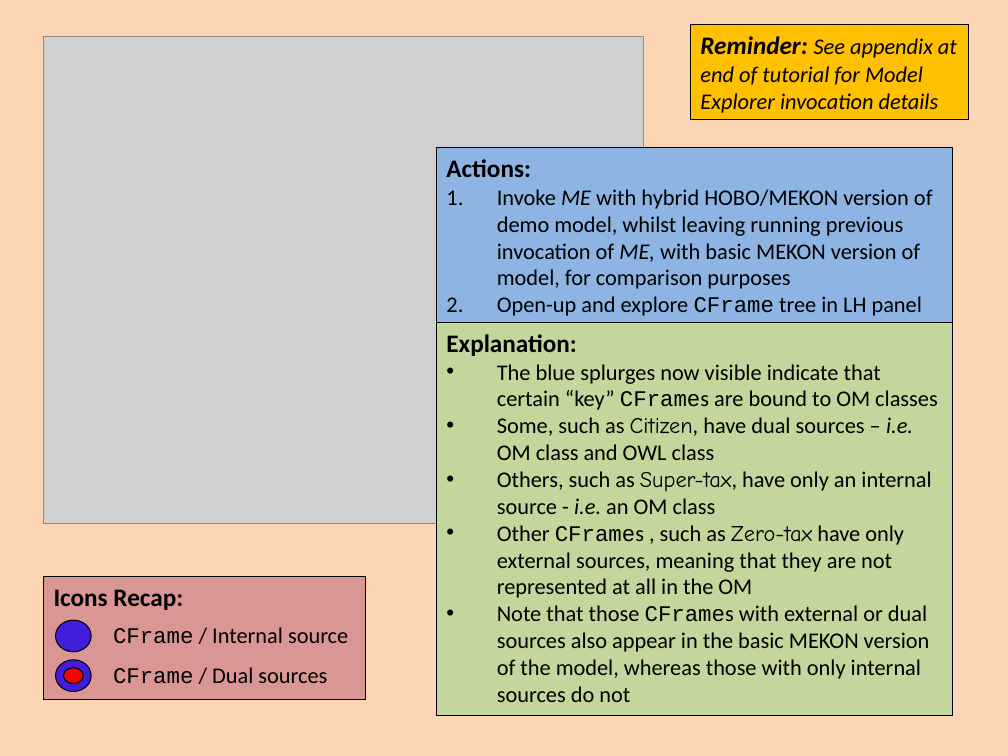
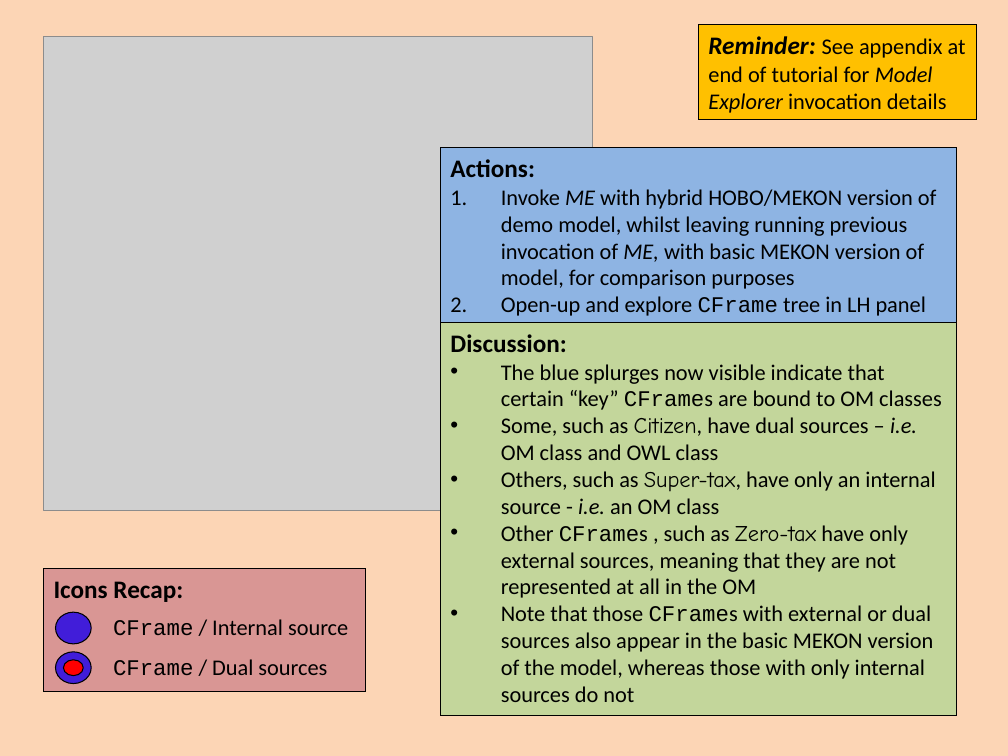
Before and after one commit to colin-puleston/mekon-hobo, a slide deck: slide 24 of docs/MEKON-HOBO Introductory Tutorial.pptx. Drawn at 1008x756 pixels with LibreOffice and Linux fonts; fonts in the diff are those of the drawing; grey boxes stand for pictures. Boxes give left, top, right and bottom in pixels: in the first picture for what was removed or moved away, otherwise in the second. Text is boxed around its words. In the diff, an @@ line names an element or a change of style, - is before the commit and + after.

```diff
--- a/docs/MEKON-HOBO Introductory Tutorial.pptx
+++ b/docs/MEKON-HOBO Introductory Tutorial.pptx
@@ rectangle "Reminder: See appendix at end ...": place and size @@
-rectangle "Reminder: See appendix at end ..." at [690,25,969,120]
+rectangle "Reminder: See appendix at end ..." at [699,25,977,120]
@@ rectangle "Reminder: See appendix at end ..." at [699,25,977,120]: italic off in "See appendix at end of tutorial for ..." @@
@@ picture: place and size @@
-picture at [43,36,643,523]
+picture at [43,36,592,510]
@@ rectangle "Actions:": place and size @@
-rectangle "Actions:" at [436,148,953,325]
+rectangle "Actions:" at [440,148,957,325]
@@ rectangle "Discussion:": place and size @@
-rectangle "Discussion:" at [436,323,953,716]
+rectangle "Discussion:" at [440,323,957,716]
@@ text in rectangle at [450,334,566,352]: text changed @@
-Explanation:
+Discussion:
@@ 2 texts, 2 ellipses, 1 rectangle: place and size @@
-2 texts, 2 ellipses, 1 rectangle at [43,577,365,700]
+2 texts, 2 ellipses, 1 rectangle at [43,569,365,691]
@@ ellipse: place and size @@
-ellipse at [64,667,84,683]
+ellipse at [64,660,84,676]
```
Also in this commit, not shown: 22 other slides changed, 14 slides added, 6 slides removed.
